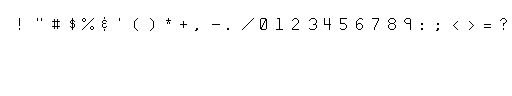
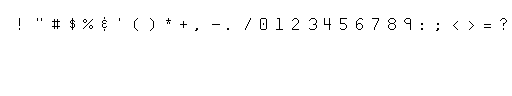
The second w=512, h=96 image is a revision of the first. Changes to its layers:
painted on "Background" over [82,18,266,30]
